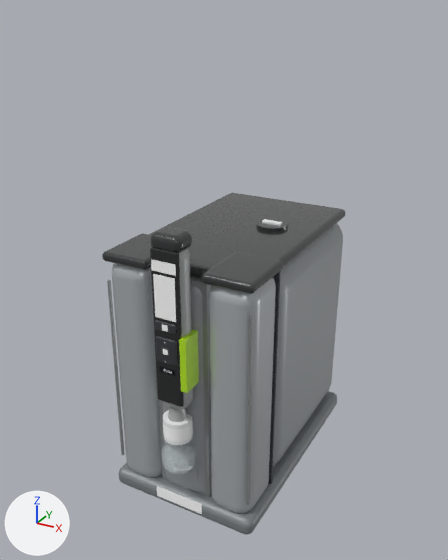
Before and after pictures for a commit that changed the glTF model modeller/su.glb.
One viewpoint serves both versions: a 50 mm camera at (0.409, -0.788, 0.701) aimed at (-0.014, -0.019, 0.317). Lighting does not change. The marker at lower left points along +X, +Y and +Z. The first picture is the older version. Where no turn or scale is listed for an object, it has been applied to the vertices.
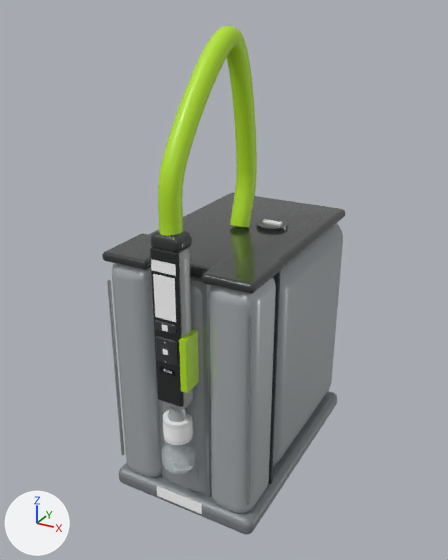
Patch to the scene script:
```diff
--- a/modeller/su.glb.py
+++ b/modeller/su.glb.py
@@ me_mesh_51 @@
+me_mesh_51.from_pydata(...)  # 1296 vertices, 2560 faces; spans x -0.015..0.015, y -0.118..0.118, z -0.142..0.142
+me_mesh_51.materials.append(mat_material_16)  # green #b5e61d
@@ ob_mesh_51 @@
+ob_mesh_51 = bpy.data.objects.new('Mesh_51', me_mesh_51)
+ob_mesh_51.location = (0.0, -0.077, 0.538)
```

Location of each change, [x1, y1, x2, y2] in pixels of the pictures (448 x 560 px):
'Mesh_51', added (green): after [158, 25, 257, 236]
